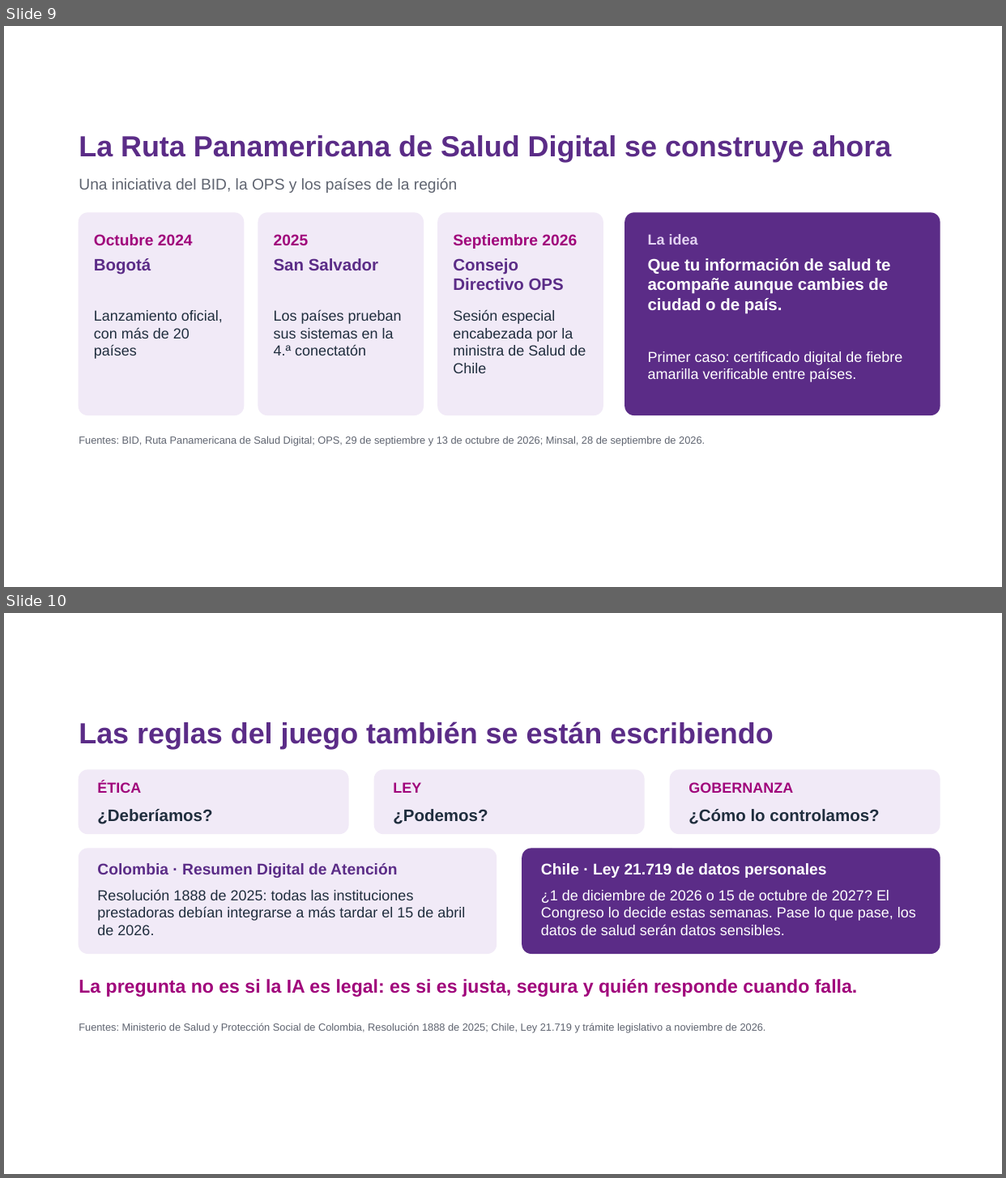
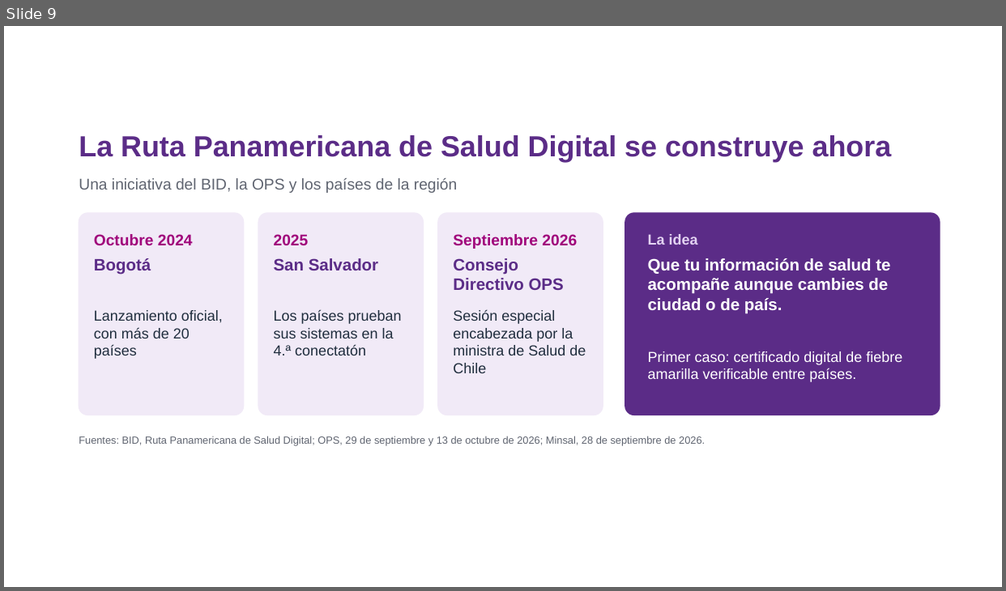
Before and after one commit to estefafro/CFSD, a slide deck: entregables/2026-11-11-webinar/presentacion-webinar.pptx. Shown one above the other, each under a label of ours: slides 9 and 10 before the commit, slide 9 after it. The pictures are 1006x1178 and 1006x591 pixels, drawn with LibreOffice and Linux fonts; fonts in the diff are those of the drawing; background and template pictures are left out. Boxes give left, top, right and bottom in pixels: in the first picture for what was removed or moved away, otherwise in the second. Text is boxed around its words. In the diff, an @@ line names an element or a change of style, - is before the commit and + after.

```diff
--- a/entregables/2026-11-11-webinar/presentacion-webinar.pptx
+++ b/entregables/2026-11-11-webinar/presentacion-webinar.pptx
@@ slide 10 removed at (4, 613, 1002, 1174), background picture (left out) @@
@@ text removed at (79, 722, 773, 749) @@
-Las reglas del juego también se están escribiendo
@@ rounded rectangle removed at (79, 770, 348, 834) @@
@@ text removed at (97, 781, 141, 793) @@
-ÉTICA
@@ rounded rectangle removed at (374, 770, 644, 834) @@
@@ text removed at (393, 782, 421, 793) @@
-LEY
@@ rounded rectangle removed at (671, 770, 940, 834) @@
@@ text removed at (688, 782, 793, 793) @@
-GOBERNANZA
@@ text removed at (97, 809, 212, 824) @@
-¿Deberíamos?
@@ text removed at (393, 809, 488, 824) @@
-¿Podemos?
@@ text removed at (688, 809, 879, 824) @@
-¿Cómo lo controlamos?
@@ rounded rectangle removed at (79, 849, 496, 954) @@
@@ rounded rectangle removed at (522, 849, 940, 954) @@
@@ text removed at (97, 863, 397, 878) @@
-Colombia · Resumen Digital de Atención
@@ text removed at (541, 863, 827, 878) @@
-Chile · Ley 21.719 de datos personales
@@ text removed at (97, 889, 465, 935) @@
-Resolución 1888 de 2025: todas las instituciones prestadoras debían integrarse a más tardar el 15 de abril de 2026.
@@ text removed at (541, 890, 916, 935) @@
-¿1 de diciembre de 2026 o 15 de octubre de 2027? El Congreso lo decide estas semanas. Pase lo que pase, los datos de salud serán datos sensibles.
@@ text removed at (79, 979, 858, 997) @@
-La pregunta no es si la IA es legal: es si es justa, segura y quién responde cuando falla.
@@ text removed at (79, 1023, 766, 1033) @@
-Fuentes: Ministerio de Salud y Protección Social de Colombia, Resolución 1888 de 2025; Chile, Ley 21.719 y trámite legislativo a noviembre de 2026.
```
Also in this commit, not shown: 2 slides changed, 1 slide added, 4 other files.
